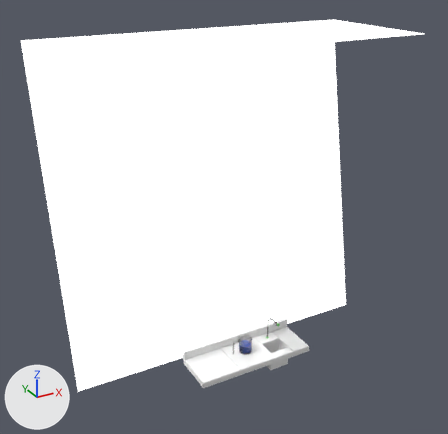
One commit to the Blender file base.blend: the scene before it, then after it.
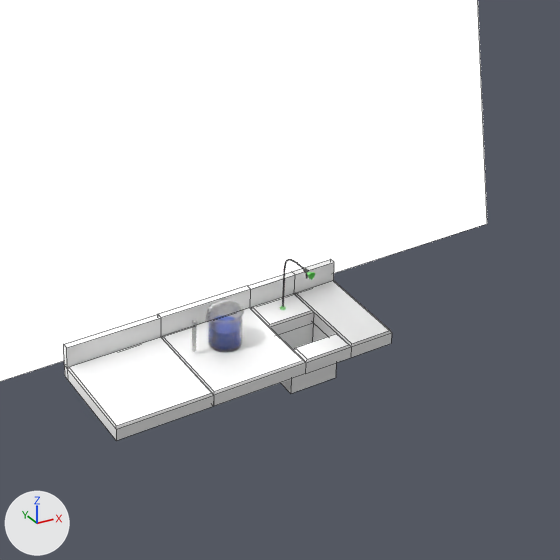
There are two pictures of each version: one whole from a 50 mm lens placed at (-102.4, -169.2, 142.7), pointed at (-1.6, 13.9, 51.1), one close up on the part from 35% to 83% of the width and 50% to 100% of the height. Every picture has the same lights, and +X, +Y and +Z are marked at lower left. The close-ups show mesh edges as thin lines.

In view in the first close-up: 'Lamp', 'paillasse'.
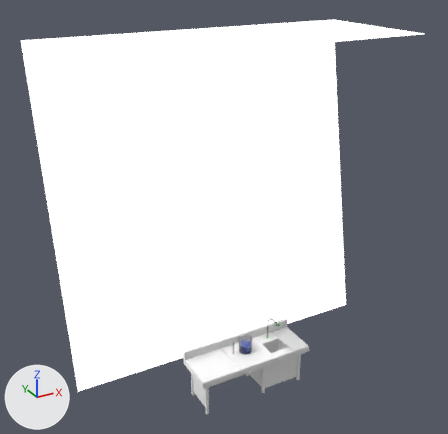
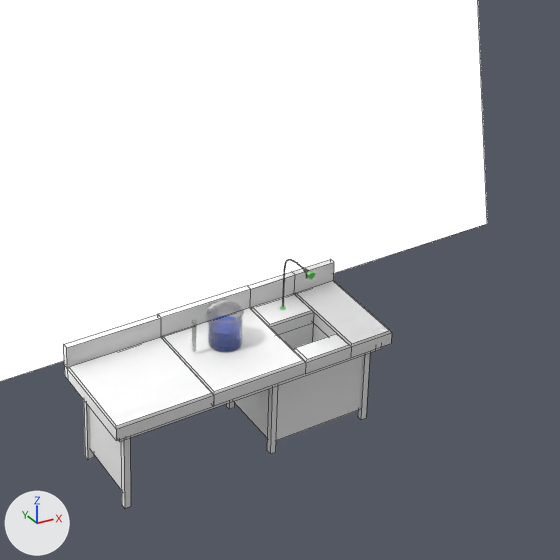
Where the newer file only moved an object's origin or applied its transform, the numbers keep the older frame.

The change, as a list of edits to the scene's bpy script:
```text
Add mat_pierre:
    mat_pierre = bpy.data.materials.new('Pierre')
    # nodes: BsdfAnisotropic, BsdfDiffuse, Displacement, MixShader, OutputMaterial, RGB, TexNoise
    # colours: white #ffffff
Change me_plane_004:
    used by ob_paillasse; location = (-7.3, -1.6, 0.0); scale = (7.7, 7.7, 7.7)
    remove me_plane_004.from_pydata(...)  # 90 vertices, 82 faces; spans x -2.01..3.98, y -1.01..1.12, z -1.04..0.44
    add me_plane_004.from_pydata(...)  # 190 vertices, 157 faces; spans x -2.01..3.98, y -1.01..1.12, z -2.12..0.44
    me_plane_004 part 1: a new loose piece, a box spanning x -1.73..-1.6, y -0.75..-0.64, z -2.12..-0.3, in mat_pierre
    me_plane_004 part 2: a new loose piece, a box spanning x 3.55..3.68, y -0.75..-0.64, z -2.12..-0.3, in mat_pierre
    me_plane_004 part 3: a new loose piece, a box spanning x -1.73..-1.6, y 0.79..0.9, z -2.12..-0.3, in mat_pierre
    me_plane_004 part 4: a new loose piece, a box spanning x 1.43..1.55, y -0.75..-0.64, z -2.12..-0.3, in mat_pierre
    me_plane_004 part 5: a new loose piece, a box spanning x 1.43..1.55, y 0.79..0.9, z -2.12..-0.3, in mat_pierre
    me_plane_004 part 6: a new loose piece of 36 vertices spanning x -1.9..3.83, y -0.91..1.06, z -0.41..-0.27, in mat_pierre
    me_plane_004 part 7: 12 vertices added at x 1.48..3.61, y -0.7..0.83, z -1.91..-0.4
    me_plane_004 part 8: 4 vertices added at x -1.67, y -0.68..0.83, z -1.91..-0.4
    me_plane_004 part 9: 82 faces spanning x -2.01..3.98, y -1.01..1.12, z -1.04..0.44 switch from no material to mat_pierre
```

Boxes [x1, y1, x2, y2] around the edits, measured in the close-ups (560 x 560 px):
'paillasse', reshaped (37% taller)
    before: [64, 259, 392, 441]
    after: [64, 259, 392, 508]
part 1 of me_plane_004, added
    after: [121, 438, 131, 508]
part 2 of me_plane_004, added
    after: [358, 353, 370, 420]
part 3 of me_plane_004, added
    after: [84, 401, 94, 460]
part 4 of me_plane_004, added
    after: [267, 386, 278, 454]
part 5 of me_plane_004, added
    after: [226, 402, 234, 409]
part 6 of me_plane_004, added
    after: [119, 347, 382, 442]
part 7 of me_plane_004, added
    after: [233, 331, 363, 441]
part 8 of me_plane_004, added
    after: [89, 407, 122, 490]
part 9 of me_plane_004, recoloured
    both: [65, 261, 385, 441]
